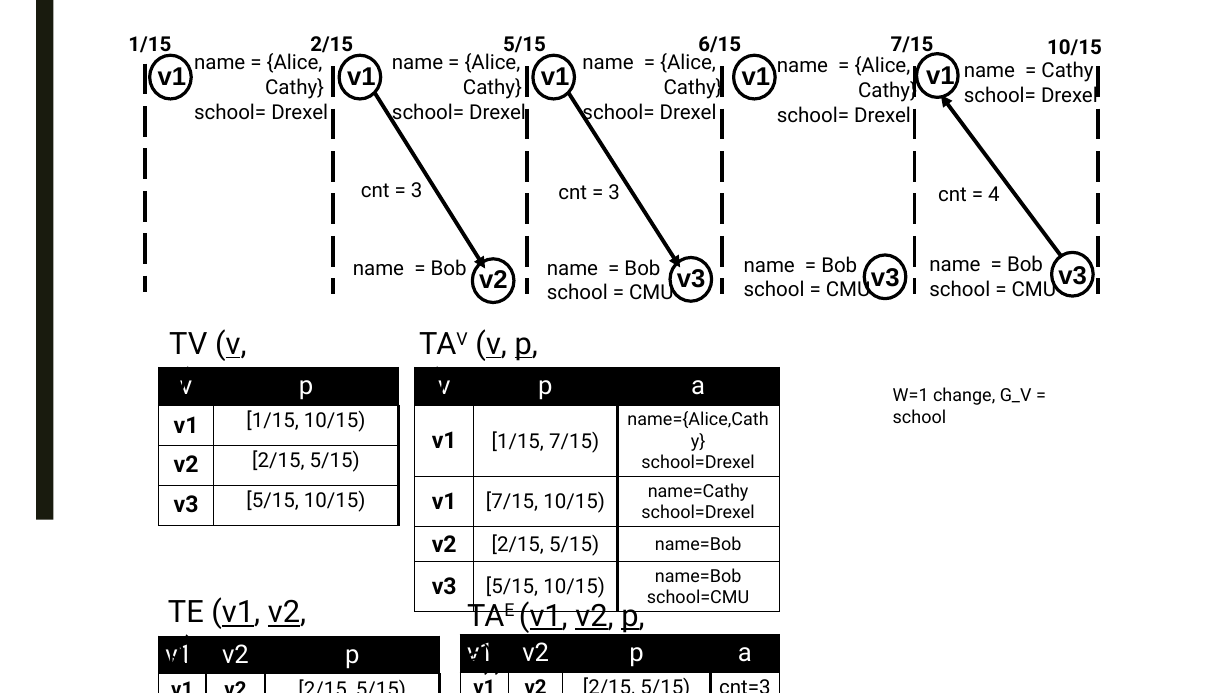
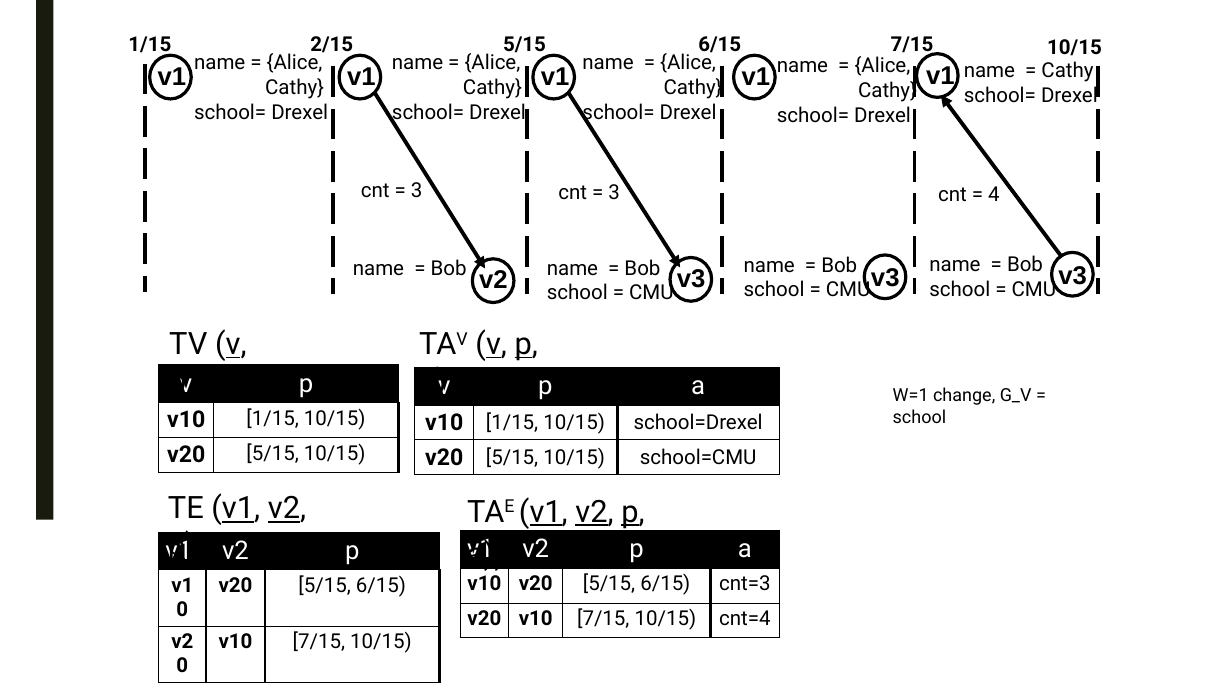
Before and after one commit to PortalDB/portal, a slide deck: slide 5 of paper/sigmod2017/figs/model.pptx. Drawn at 1232x693 pixels with LibreOffice and Linux fonts; fonts in the diff are those of the drawing. Boxes give left, top, right and bottom in pixels: in the first picture for what was removed or moved away, otherwise in the second. Text is boxed around its words. In the diff, an @@ line names an element or a change of style, - is before the commit and + after.

```diff
--- a/paper/sigmod2017/figs/model.pptx
+++ b/paper/sigmod2017/figs/model.pptx
@@ table at box(159, 365, 399, 472) @@
-row 2: v1 | [1/15, 10/15)
-row 3: v2 | [2/15, 5/15)
-row 4: v3 | [5/15, 10/15)
+row 2: v10 | [1/15, 10/15)
+row 3: v20 | [5/15, 10/15)
@@ table at box(415, 368, 779, 475) @@
-row 2: v1 | [1/15, 7/15) | name={Alice,Cathy} / school=Drexel
-row 3: v1 | [7/15, 10/15) | name=Cathy / school=Drexel
-row 4: v2 | [2/15, 5/15) | name=Bob
-row 5: v3 | [5/15, 10/15) | name=Bob / school=CMU
+row 2: v10 | [1/15, 10/15) | school=Drexel
+row 3: v20 | [5/15, 10/15) | school=CMU
@@ text "TE (v1, v2, p)": place and size @@
-text "TE (v1, v2, p)" at box(168, 597, 306, 663)
+text "TE (v1, v2, p)" at box(168, 493, 306, 559)
@@ text "TAE (v1, v2, p, a))": place and size @@
-text "TAE (v1, v2, p, a))" at box(467, 601, 644, 676)
+text "TAE (v1, v2, p, a))" at box(467, 497, 644, 572)
@@ table at box(159, 532, 440, 657) @@
-row 2: v1 | v2 | [2/15, 5/15)
-row 3: v1 | v3 | [5/15, 6/15)
-row 4: v3 | v1 | [7/15, 10/15)
+row 2: v10 | v20 | [5/15, 6/15)
+row 3: v20 | v10 | [7/15, 10/15)
@@ table: place and size @@
-table at box(159, 636, 440, 693)
+table at box(159, 532, 440, 657)
@@ table at box(460, 531, 779, 638) @@
-row 2: v1 | v2 | [2/15, 5/15) | cnt=3
-row 3: v1 | v3 | [5/15, 6/15) | cnt=3
-row 4: v3 | v1 | [7/15, 10/15) | cnt=4
+row 2: v10 | v20 | [5/15, 6/15) | cnt=3
+row 3: v20 | v10 | [7/15, 10/15) | cnt=4
@@ table: place and size @@
-table at box(460, 635, 779, 693)
+table at box(460, 531, 779, 638)
```
Also in this commit, not shown: 3 other files.
